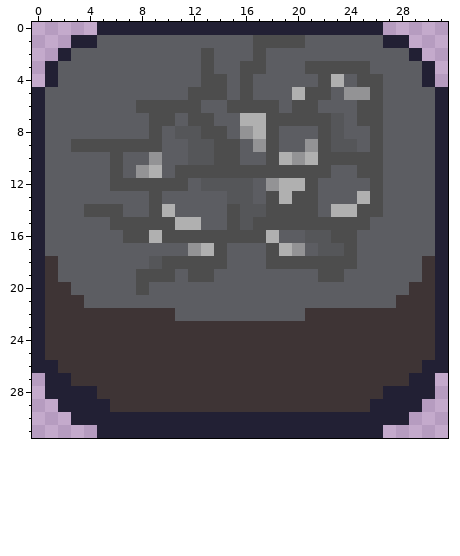
File history of a pixel-art sprite, app/src/main/assets/sidebar/gravel.png. Above, as it was before the edit.
The file is 96x96 pixels, drawn in blocks of 3x3; one block is one cell here.
After the commit:
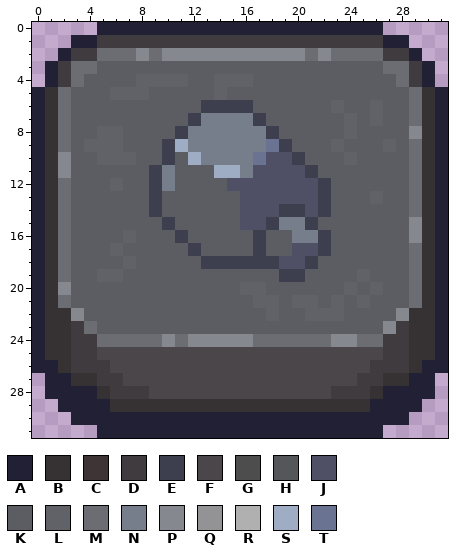
Palette (. is transparent): A #222034  B #363234  C #3e3435  D #403b3e  E #3e3f4e  F #4b4649  G #4d4d4d  H #555659  J #4f5065  K #5c5d62  L #606268  M #6c6d73  N #767e8b  P #86888f  Q #939395  R #b0b0b0  S #9fadc4  T #6a7391
Diff:
y 1: x 5..26 KKKKKKKKKKKKGGGGKKKKKK -> DDDDDDDDDDDDDDDDDDDDDD
y 2: x 3..28 KKKKKKKKKKGKKKGKKKKKKKKKKK -> DDMMMPMPPPPPPPPPPPMPMMMMDD
y 3: x 2..4 KKK -> DMM; x 13 G -> K; x 16..17 GG -> KK; x 21..25 GGGGG -> KKKKK; x 27..29 KKK -> MMD
y 4: x 2..3 KK -> DM; x 8..11 KKKK -> LLLL; x 13..16 GGKG -> KLLL; x 22..23 GR -> KK; x 25..26 GG -> KK; x 28..29 KK -> MD
y 5: x 1..2 KK -> BM; x 6..8 KKK -> LLL; x 12..14 GGG -> KKL; x 16 G -> K; x 20..22 RGG -> KKK; x 24..26 QQG -> KKK; x 29..30 KK -> MB
y 6: x 1..2 KK -> BM; x 8..18 GGGGGKKGGGG -> KKKKKEEEEKK; x 20..21 GG -> KK; x 23 K -> L; x 25..26 GG -> KL; x 29..30 KK -> MB
y 7: x 1..2 KK -> BM; x 9..10 GG -> KK; x 12..26 GGKKRRGGGGGHKGG -> ENNNNEKKKKKKLKL; x 29..30 KK -> MB
y 8: x 1..2 KK -> BM; x 5..6 KK -> LL; x 9 G -> K; x 11..18 HHGGKQRG -> ENNNNNNE; x 22..24 GHK -> KKL; x 26 G -> K; x 29..30 KK -> PB
y 9: x 1..19 KKGGGGGGGKKHHGGKQGK -> BMKLLLKKKESNNNNNNTE; x 21..24 QGHH -> KKLK; x 26..27 GK -> KL; x 29..30 KK -> MB
y 10: x 1..2 KK -> BP; x 5..7 KGK -> LLL; x 9..10 QK -> KE; x 12..26 HHGGKKGRQRGGGGG -> SNNNNTJJEKKKLKK; x 29..30 KK -> MB
y 11: x 1..2 KK -> BP; x 6 G -> K; x 8..22 QRKGGGGGGGGGGGG -> KENKKKSSNJJJJEK; x 25..26 GG -> KK; x 29..30 KK -> MB
y 12: x 1..2 KK -> BM; x 6..11 GGGGGG -> LKKENK; x 13..22 HHHHKQRRGK -> KKJJJJJJJE; x 26 G -> K; x 29..30 KK -> MB
y 13: x 1..2 KK -> BM; x 9 G -> E; x 15..22 HHKGRGGK -> KJJJJJJE; x 25..26 RG -> KL; x 29..30 KK -> MB
y 14: x 1..2 KK -> BM; x 4..6 GGG -> KKK; x 9..10 GR -> EK; x 15..26 GHHGGGGKRRGG -> KJJJEEJEKKKK; x 29..30 KK -> MB
y 15: x 1..2 KK -> BM; x 6..12 GGGGGRR -> KKKKEKK; x 15..25 GHGGGGGGGGG -> KJJENNEKKKK; x 29..30 KK -> PB
y 16: x 1..2 KK -> BM; x 7..18 GGRGGGGGGGGR -> LKKKEKKKKKEK; x 20..24 KHHGG -> NNEKK; x 29..30 KK -> PB
y 17: x 1..2 KK -> BM; x 6 K -> L; x 12..14 QRG -> EKK; x 17..24 KGRQKHHG -> EKKJJEKK; x 29..30 KK -> MB
y 18: x 1..2 CK -> BM; x 7 K -> L; x 9..24 HGGGGGKKKGGGGGGG -> KKKKEEEEEEJJEKKK; x 29..30 KC -> MB
y 19: x 1..2 CK -> BM; x 5..6 KK -> LL; x 8..10 GGG -> KKK; x 12..13 GG -> KK; x 19..20 KK -> EE; x 22..23 GG -> KK; x 25 K -> L; x 29..30 KC -> MB
y 20: x 1..2 CC -> BP; x 8 G -> K; x 16..17 KK -> LL; x 24 K -> L; x 26 K -> L; x 29..30 CC -> MB
y 21: x 1..3 CCC -> BMK; x 17..18 KK -> LL; x 20..21 KK -> LL; x 23 K -> L; x 25 K -> L; x 28..30 CCC -> KMB
y 22: x 1..10 CCCCCCCCCC -> BBPKKKKKKK; x 18 K -> L; x 21..30 CCCCCCCCCC -> LLLKKKKPBB
y 23: x 1..30 CCCCCCCCCCCCCCCCCCCCCCCCCCCCCC -> BBDMKKKKKKKKKKKKKKKKKKKKKKPDBB
y 24: x 1..30 CCCCCCCCCCCCCCCCCCCCCCCCCCCCCC -> BBDDMMMMMPMPPPPPMMMMMMPPMMDDBB
y 25: x 1..30 CCCCCCCCCCCCCCCCCCCCCCCCCCCCCC -> BBDDFFFFFFFFFFFFFFFFFFFFFFDDBB
y 26: x 2..29 CCCCCCCCCCCCCCCCCCCCCCCCCCCC -> BDDDFFFFFFFFFFFFFFFFFFFFDDDB
y 27: x 3..28 CCCCCCCCCCCCCCCCCCCCCCCCCC -> BBDDFFFFFFFFFFFFFFFFFFDDBB
y 28: x 5..26 CCCCCCCCCCCCCCCCCCCCCC -> BDDDFFFFFFFFFFFFFFDDDB
y 29: x 6..25 CCCCCCCCCCCCCCCCCCCC -> BBBBBBBBBBBBBBBBBBBB
